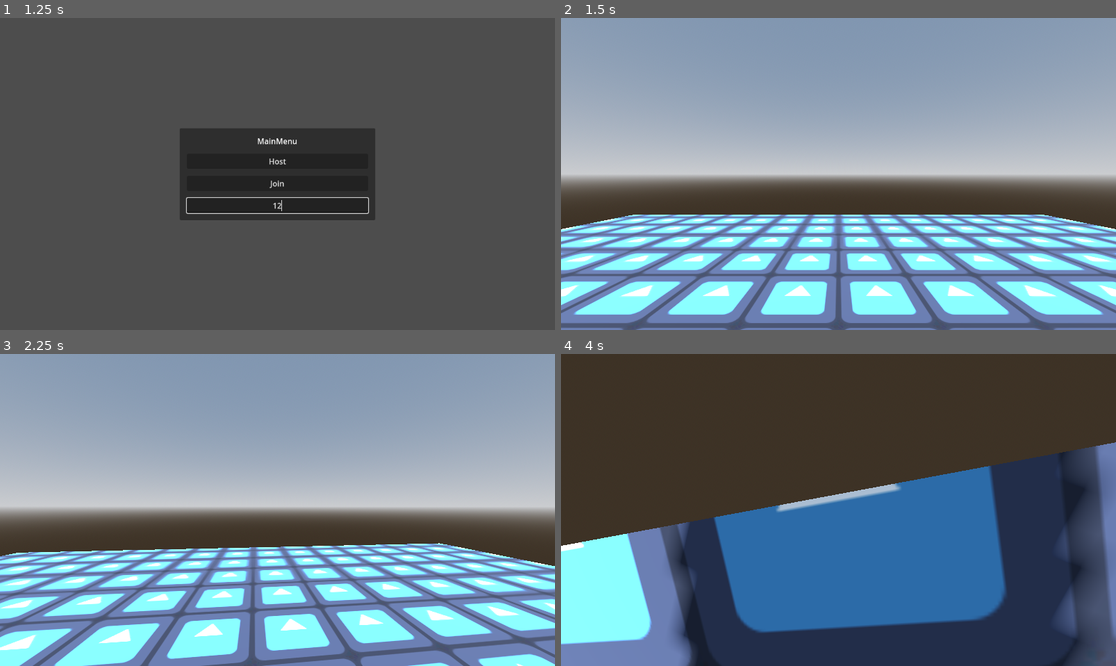
Above: before the commit, frames 1-4 (two rows, left to right).
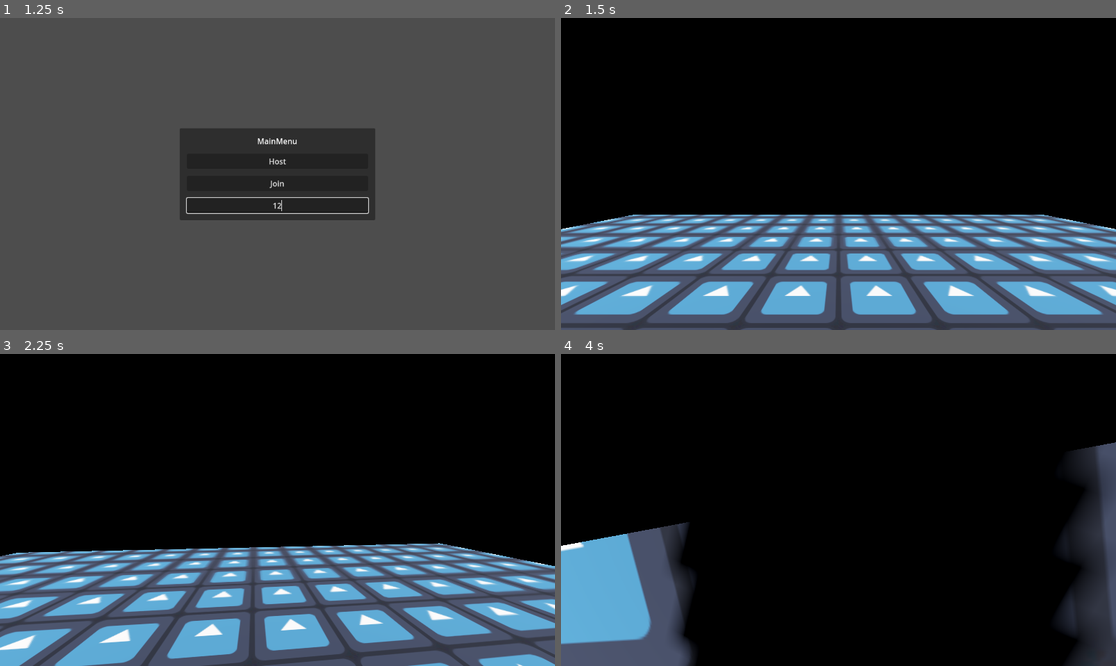
Above: after the commit, the same moments.

Repository: YuraStebel/CosmosGodotProject
Game: Godot game, scene res://scenes/wrld.tscn
Same seed, same stepped clock (60 frames per second), same inputs: the game is played once before the commit and once after it. The engine's default icon, where the game draws it, is replaced by a stand-in: a white triangle on a blue panel in a dark square.
Inputs (mouse positions are in pixels of both pictures, inside the frame that each line leads up to):
- Up to frame 1 (1.25 s): click (277, 205) at 0.52 s; type "12" at 0.6 s
- Up to frame 2 (1.5 s): click "Host" at 1.25 s
- Up to frame 3 (2.25 s): tap Enter (ui_accept) at 2 s; move the mouse to (305, 510) at 2.02 s; hold W (forward) from 2.03 s (still down); tap D (righ) at 2.1 s
- Up to frame 4 (4 s): keep holding W (forward); tap Enter (ui_accept) at 2.27, 3.02 s; move the mouse to (810, 510) at 2.77 s; tap D (righ) at 2.85, 3.6 s; move the mouse to (849, 503) at 3.52 s

Frame 1 is identical in both runs. In frame 2, 99% of the frame differs, in the area x 0-100%, y 0-100%; in frame 3, 99%; in frame 4, 100%.

Commit message:
cosmo patch

Diff:
--- a/scenes/wrld.tscn
+++ b/scenes/wrld.tscn
@@ -1,7 +1,9 @@
-[gd_scene load_steps=9 format=3 uid="uid://dec52b6m86arh"]
+[gd_scene load_steps=16 format=3 uid="uid://dec52b6m86arh"]
 
 [ext_resource type="Texture2D" uid="uid://dutj6oqpqsah8" path="res://icon.svg" id="1_hajux"]
 [ext_resource type="Script" uid="uid://diebeww21a2n5" path="res://scripts/wrld.gd" id="1_rypmk"]
+[ext_resource type="Texture2D" uid="uid://dwkrxscahr47b" path="res://images/1024px-Roscosmos_logo_en.svg.png" id="3_1fck1"]
+[ext_resource type="Texture2D" uid="uid://dr0lda1yvi5hx" path="res://images/djiabz1l0z64hy90d6kd0rdj84k2jwj3.jpg" id="4_iregm"]
 
 [sub_resource type="ProceduralSkyMaterial" id="ProceduralSkyMaterial_g4vrf"]
 sky_horizon_color = Color(0.662243, 0.671743, 0.686743, 1)
@@ -11,7 +13,7 @@
 sky_material = SubResource("ProceduralSkyMaterial_g4vrf")
 
 [sub_resource type="Environment" id="Environment_goyyt"]
-background_mode = 2
+background_energy_multiplier = 0.0
 sky = SubResource("Sky_82rbl")
 tonemap_mode = 2
 
@@ -25,6 +27,27 @@
 
 [sub_resource type="BoxShape3D" id="BoxShape3D_y4bj2"]
 size = Vector3(15, 1, 15)
+
+[sub_resource type="BoxShape3D" id="BoxShape3D_wjubb"]
+size = Vector3(1, 5, 7)
+
+[sub_resource type="StandardMaterial3D" id="StandardMaterial3D_dcih3"]
+albedo_texture = ExtResource("3_1fck1")
+uv1_scale = Vector3(0.43, 0.43, 0.43)
+uv1_triplanar = true
+
+[sub_resource type="BoxMesh" id="BoxMesh_abybr"]
+material = SubResource("StandardMaterial3D_dcih3")
+size = Vector3(1, 5, 7)
+
+[sub_resource type="StandardMaterial3D" id="StandardMaterial3D_vq1nk"]
+albedo_texture = ExtResource("4_iregm")
+uv1_scale = Vector3(0.3, 0.3, 0.3)
+uv1_triplanar = true
+
+[sub_resource type="BoxMesh" id="BoxMesh_5aatj"]
+material = SubResource("StandardMaterial3D_vq1nk")
+size = Vector3(1, 5, 7)
 
 [node name="Node3D" type="Node3D"]
 script = ExtResource("1_rypmk")
@@ -43,6 +66,25 @@
 
 [node name="CollisionShape3D" type="CollisionShape3D" parent="StaticBody3D"]
 shape = SubResource("BoxShape3D_y4bj2")
+
+[node name="StaticBody3D2" type="StaticBody3D" parent="."]
+transform = Transform3D(-1, 0, 8.74228e-08, 0, 1, 0, -8.74228e-08, 0, -1, 19, 0, 0)
+
+[node name="CollisionShape3D" type="CollisionShape3D" parent="StaticBody3D2"]
+shape = SubResource("BoxShape3D_wjubb")
+
+[node name="MeshInstance3D" type="MeshInstance3D" parent="StaticBody3D2"]
+transform = Transform3D(-1, 0, 8.74228e-08, 0, 1, 0, -8.74228e-08, 0, -1, 0, 0, 0)
+mesh = SubResource("BoxMesh_abybr")
+
+[node name="StaticBody3D3" type="StaticBody3D" parent="."]
+transform = Transform3D(1, 0, 0, 0, 1, 0, 0, 0, 1, -15, 0, 0)
+
+[node name="CollisionShape3D" type="CollisionShape3D" parent="StaticBody3D3"]
+shape = SubResource("BoxShape3D_wjubb")
+
+[node name="MeshInstance3D" type="MeshInstance3D" parent="StaticBody3D3"]
+mesh = SubResource("BoxMesh_5aatj")
 
 [node name="CanvasLayer" type="CanvasLayer" parent="."]
 
Binary file added: images/1024px-Roscosmos_logo_en.svg.png
Not shown, added: images/1024px-Roscosmos_logo_en.svg.png.import
Binary file added: images/djiabz1l0z64hy90d6kd0rdj84k2jwj3.jpg
Not shown, added: images/djiabz1l0z64hy90d6kd0rdj84k2jwj3.jpg.import
